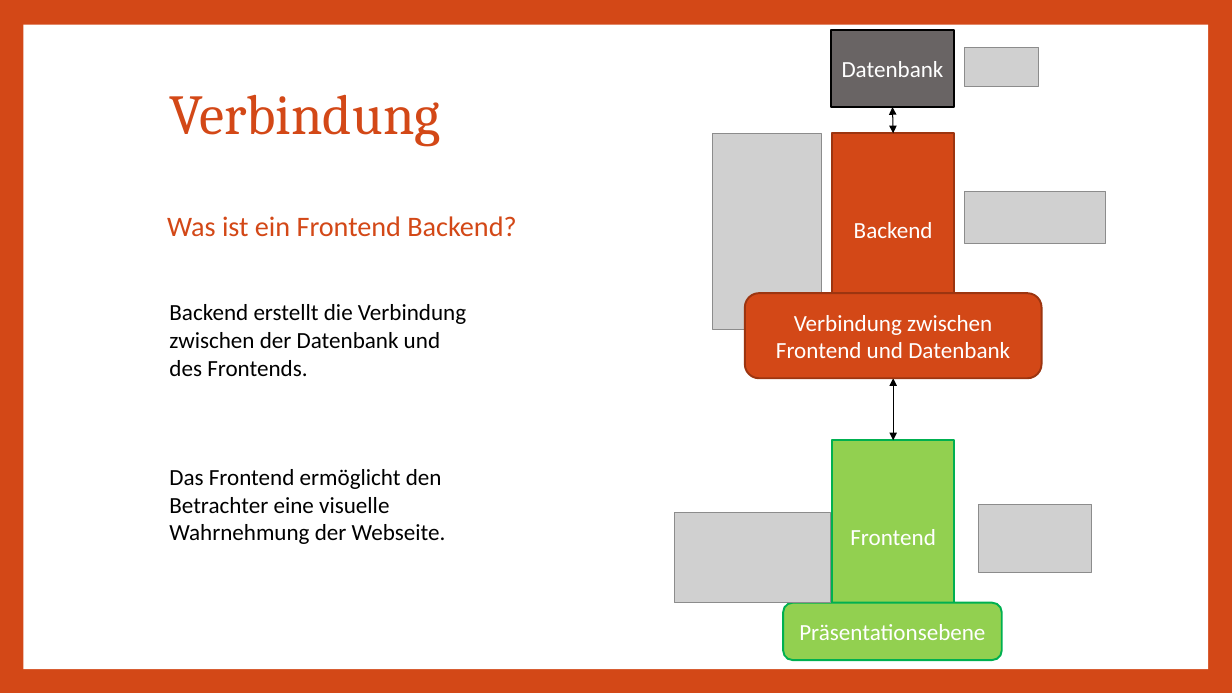
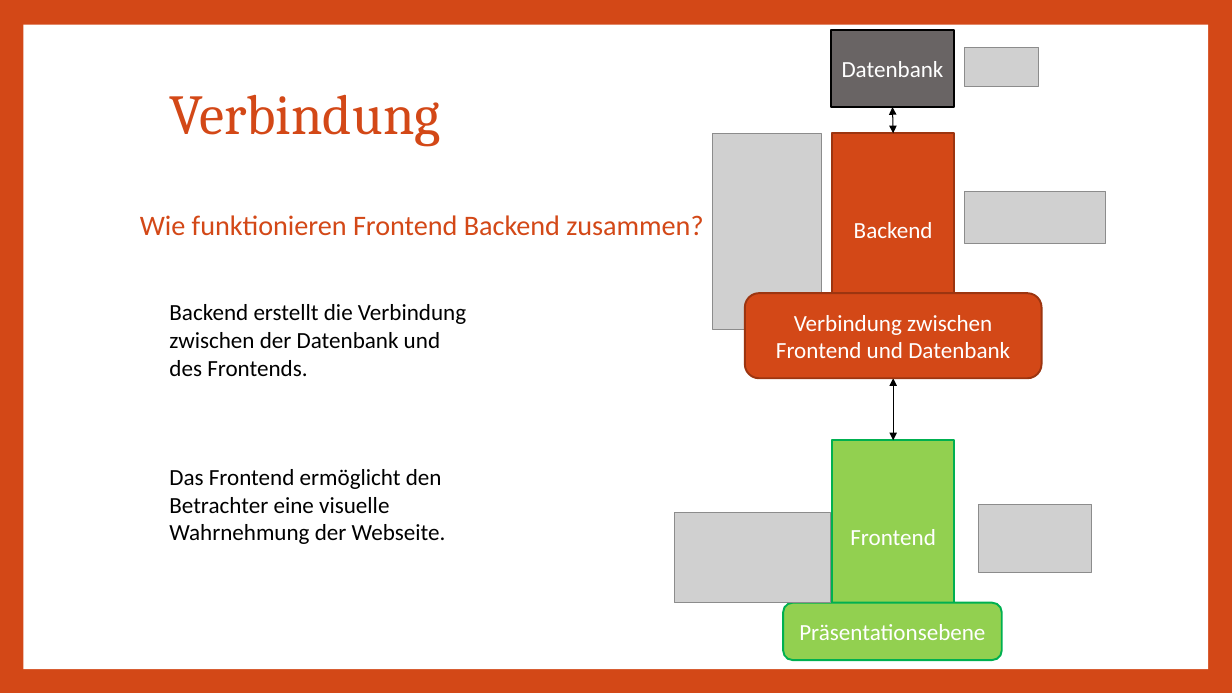
Before and after one commit to Lio396/AbgabeDossierProjekt, a slide deck: slide 11 of 04_Präsentation/VueJS_Laravel_website.pptx. Drawn at 1232x693 pixels with LibreOffice and Linux fonts; fonts in the diff are those of the drawing; grey boxes stand for pictures. Boxes give left, top, right and bottom in pixels: in the first picture for what was removed or moved away, otherwise in the second. Text is boxed around its words. In the diff, an @@ line names an element or a change of style, - is before the commit and + after.

```diff
--- a/04_Präsentation/VueJS_Laravel_website.pptx
+++ b/04_Präsentation/VueJS_Laravel_website.pptx
@@ text at (x1=140, y1=215, x2=703, y2=236): text changed @@
-Was ist ein Frontend Backend?
+Wie funktionieren Frontend Backend zusammen?
```
Also in this commit, not shown: 2 other slides changed, 1 slide added.
